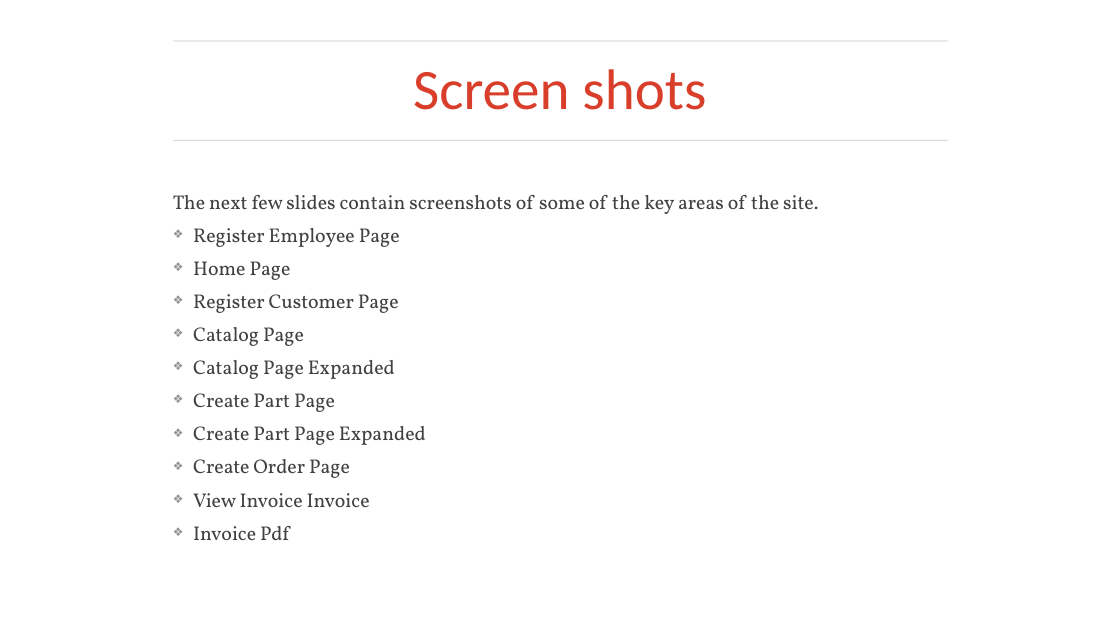
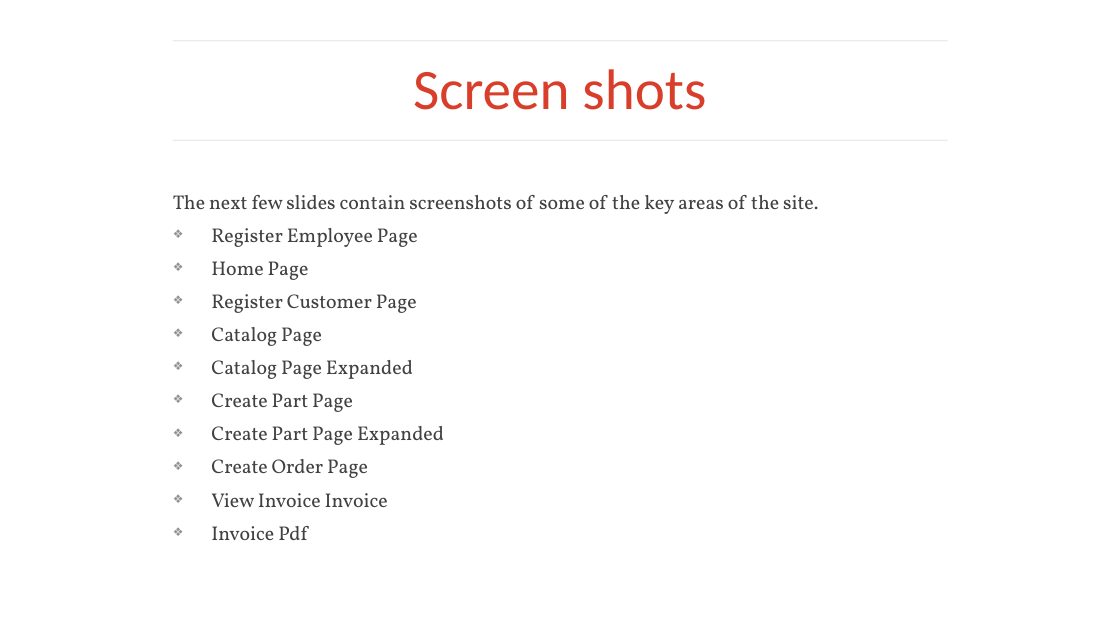
Before and after one commit to DavidRyan30/auto_factor, a slide deck: slide 7 of public/Readme.pptx. Drawn at 1120x630 pixels with LibreOffice and Linux fonts; fonts in the diff are those of the drawing; background and template pictures are left out. Boxes give left, top, right and bottom in pixels: in the first picture for what was removed or moved away, otherwise in the second. Text is boxed around its words. In the diff, an @@ line names an element or a change of style, - is before the commit and + after.

```diff
--- a/public/Readme.pptx
+++ b/public/Readme.pptx
@@ freeform shape at bbox=[173, 140, 947, 140]: outline redrawn @@
@@ text at bbox=[211, 228, 444, 540]: indent changed @@
```
Also in this commit, not shown: 5 other slides changed, 2 other files.
